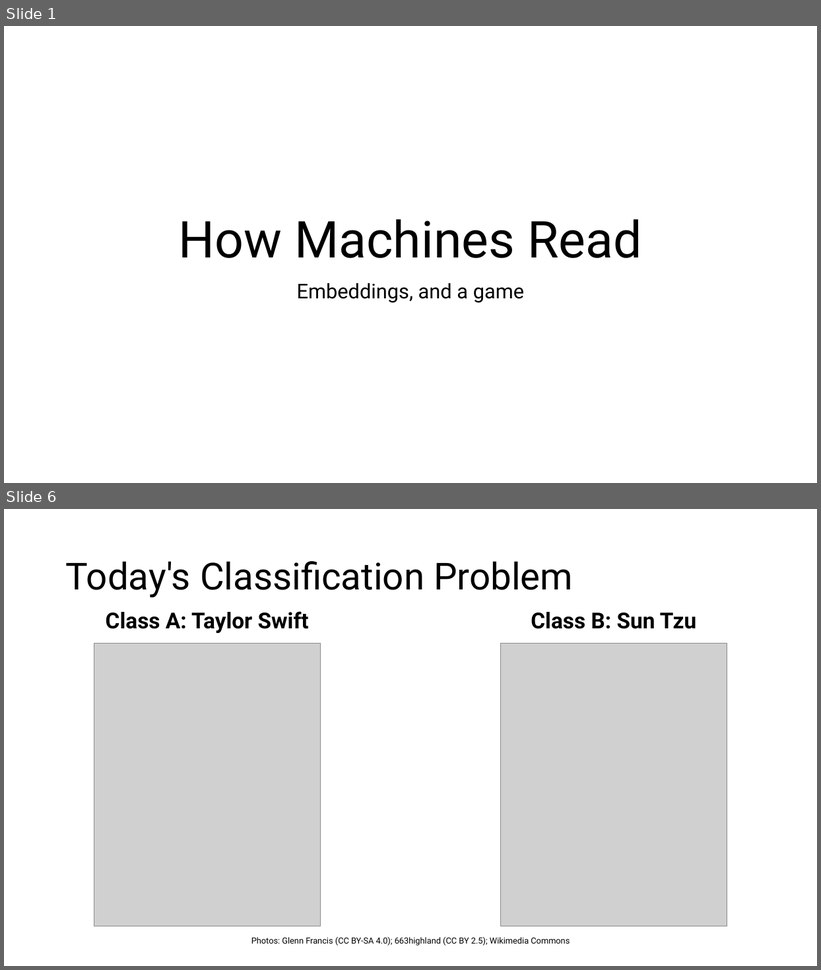
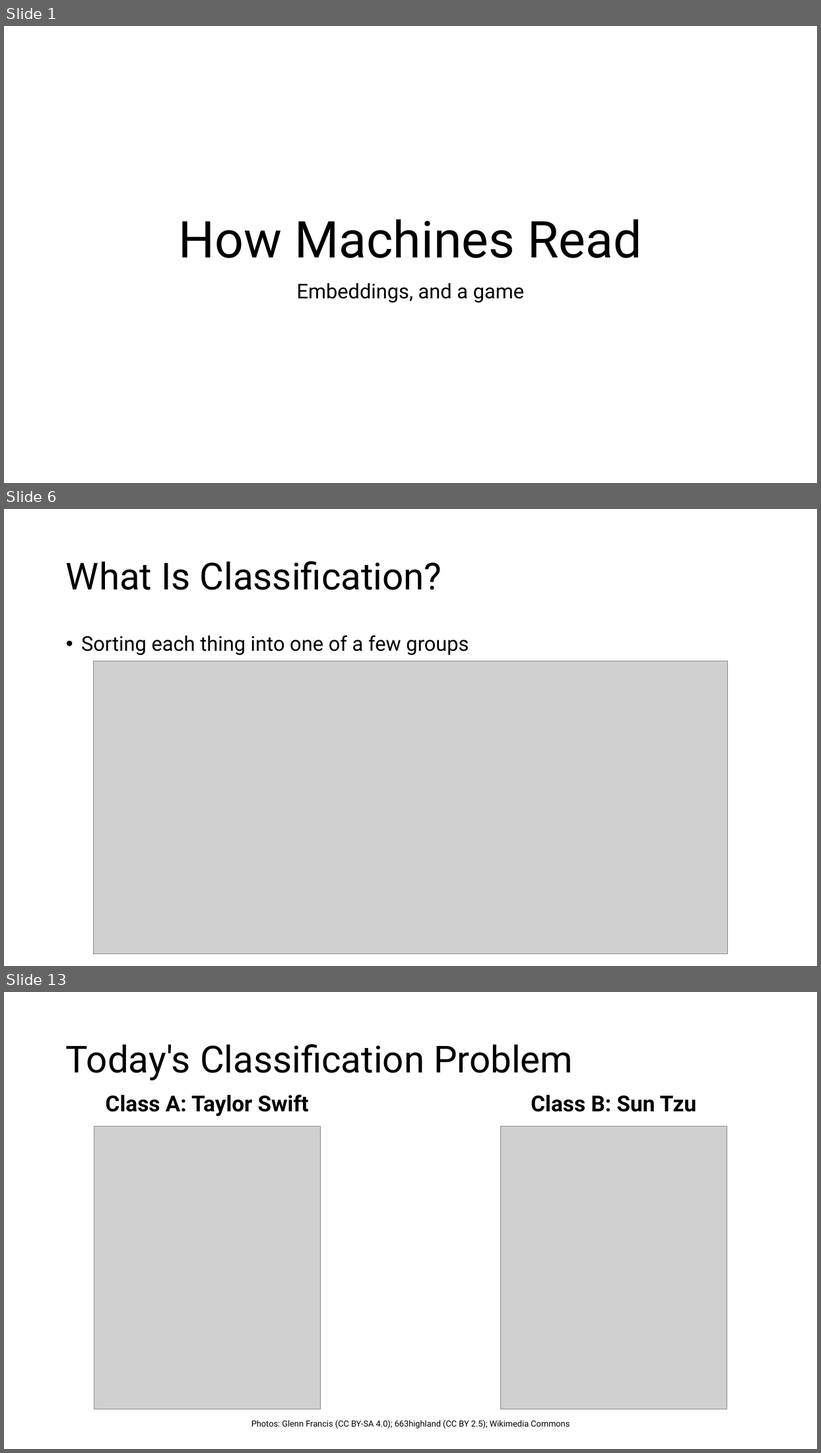
Before and after one commit to IslamTayeb/tzu-vs-taylor, a slide deck: slides/tzu_vs_taylor_lecture.pptx. Shown one above the other, each under a label of ours: slides 1 and 6 before the commit, slides 1, 6 and 13 after it; the slides between them are not shown. The pictures are 821x970 and 821x1453 pixels, drawn with LibreOffice and Linux fonts; fonts in the diff are those of the drawing; grey boxes stand for pictures. Boxes give left, top, right and bottom in pixels: in the first picture for what was removed or moved away, otherwise in the second. Text is boxed around its words. In the diff, an @@ line names an element or a change of style, - is before the commit and + after.

```diff
--- a/slides/tzu_vs_taylor_lecture.pptx
+++ b/slides/tzu_vs_taylor_lecture.pptx
@@ slide 6 added at box(4, 509, 817, 966), background #FFFFFF @@
@@ title added at box(66, 561, 442, 590), 44 pt, text #000000 @@
+What Is Classification?
@@ text added at box(81, 635, 469, 656), 24 pt, text #000000 @@
+• Sorting each thing into one of a few groups
@@ picture added at box(94, 661, 728, 955) @@
@@ what was slide 6 is now slide 13 @@
```
Also in this commit, not shown: 7 slides changed, 6 other slides added, 27 other files.
